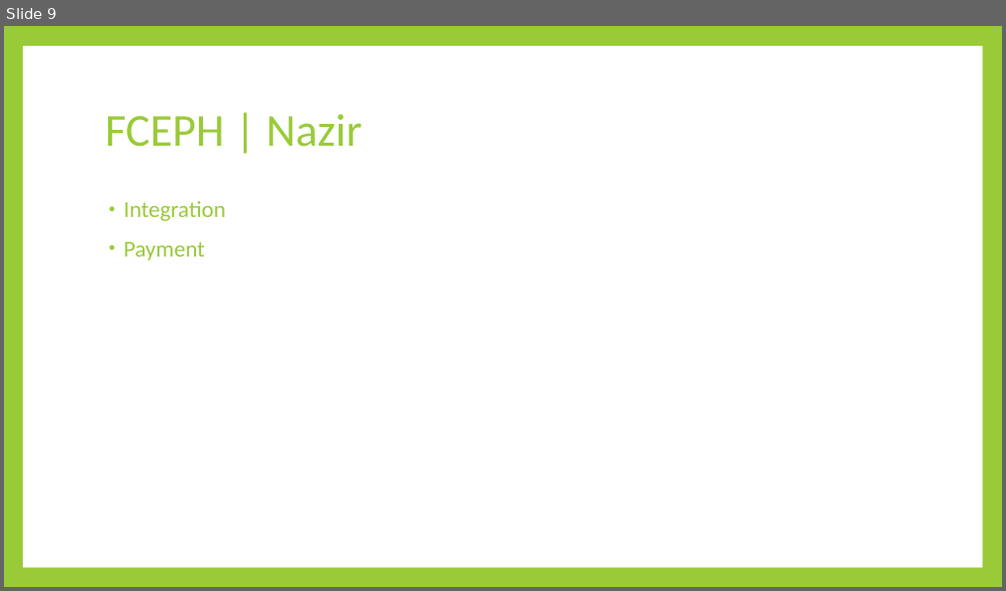
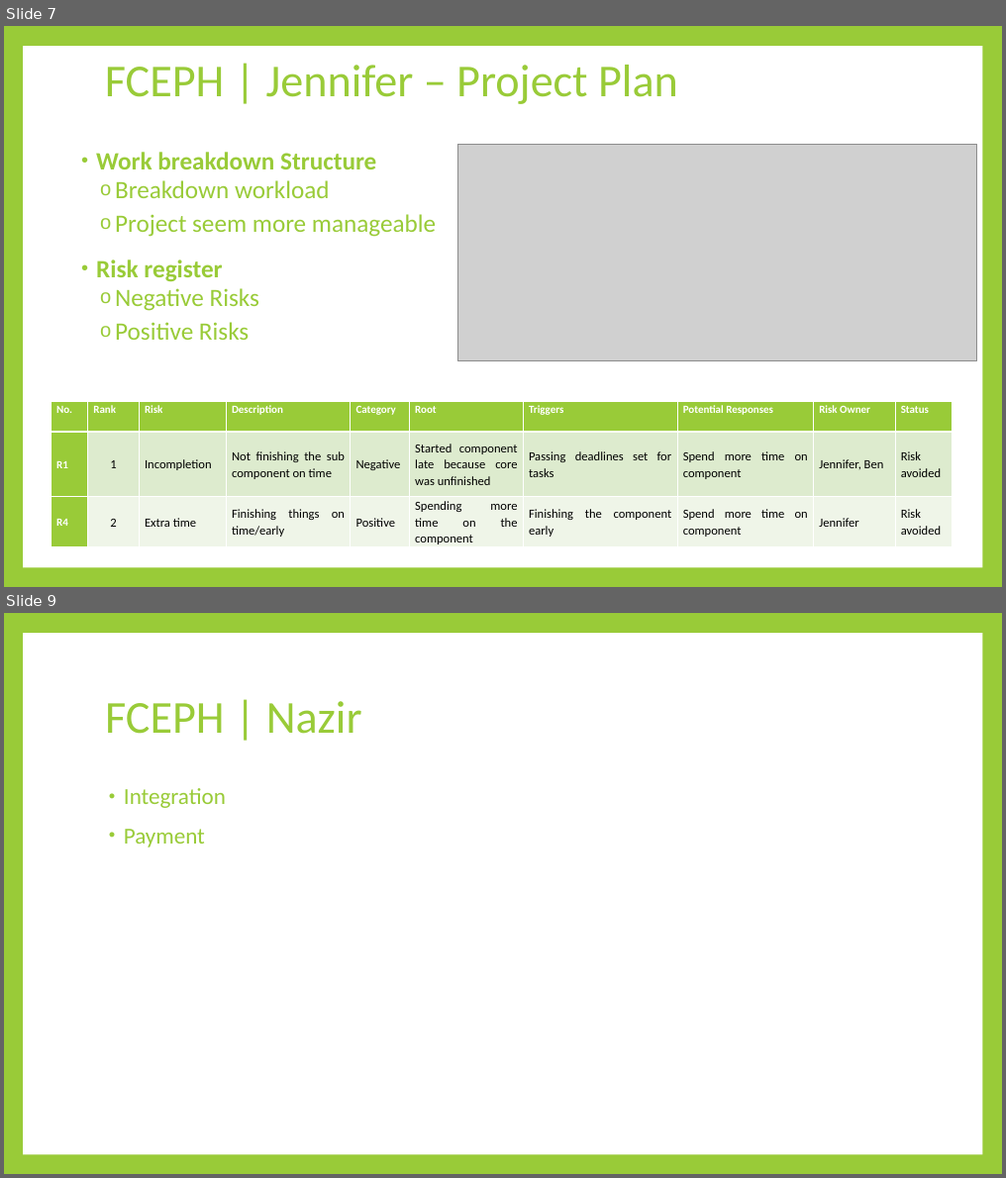
Before and after one commit to AKLBeast/AKLbeast-, a slide deck: Documentation/Group 3 -FCEPH Final.pptx. Shown one above the other, each under a label of ours: slide 9 before the commit, slides 7 and 9 after it; the slides between them are not shown. The pictures are 1006x591 and 1006x1178 pixels, drawn with LibreOffice and Linux fonts; fonts in the diff are those of the drawing; grey boxes stand for pictures. Boxes give left, top, right and bottom in pixels: in the first picture for what was removed or moved away, otherwise in the second. Text is boxed around its words. In the diff, an @@ line names an element or a change of style, - is before the commit and + after.

```diff
--- a/Documentation/Group 3 -FCEPH Final.pptx
+++ b/Documentation/Group 3 -FCEPH Final.pptx
@@ slide 7 added at bbox=[4, 26, 1002, 587], background #99CB38; not listed: 1 template element that a slide beside it also shows @@
@@ title added at bbox=[105, 65, 678, 104], 44 pt, text #99CB38 @@
+FCEPH | Jennifer – Project Plan
@@ picture added at bbox=[457, 144, 977, 362] @@
@@ text added at bbox=[96, 152, 436, 340], 24 pt, text #99CB38 @@
+• Work breakdown Structure
+  o Breakdown workload
+  o Project seem more manageable
+• Risk register
+  o Negative Risks
+  o Positive Risks
@@ table added at bbox=[52, 402, 951, 549], 3 rows, 10 columns @@
+No. | Rank | Risk | Description | Category | Root | Triggers | Potential Responses | Risk Owner | Status
+R1 | 1 | Incompletion | Not finishing the sub component on time | Negative | Started component late because core was unfinished | Passing deadlines set for tasks | Spend more time on component | Jennifer, Ben | Risk avoided
+R4 | 2 | Extra time | Finishing things on time/early | Positive | Spending more time on the component | Finishing the component early | Spend more time on component | Jennifer | Risk avoided
```
Also in this commit, not shown: 7 slides changed, 1 slide removed.
